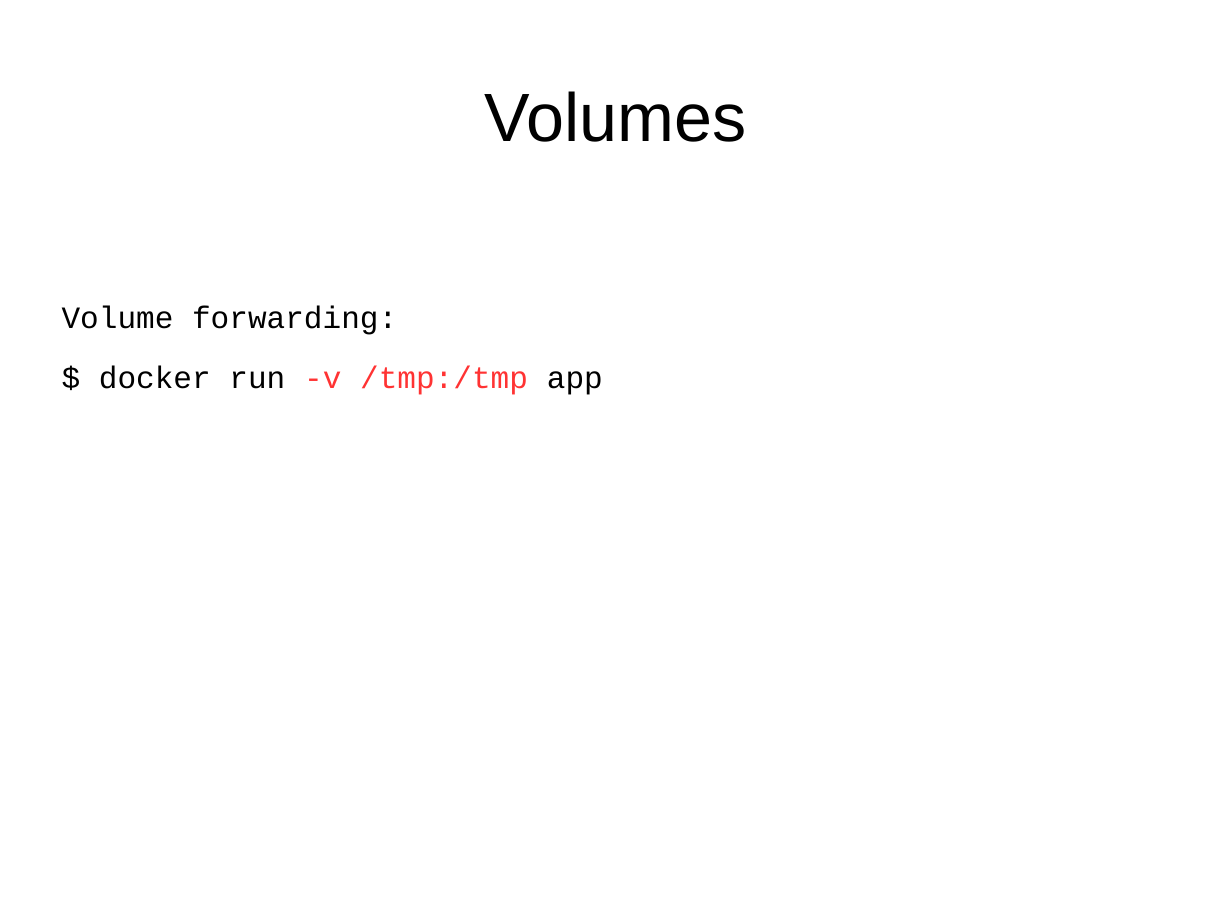
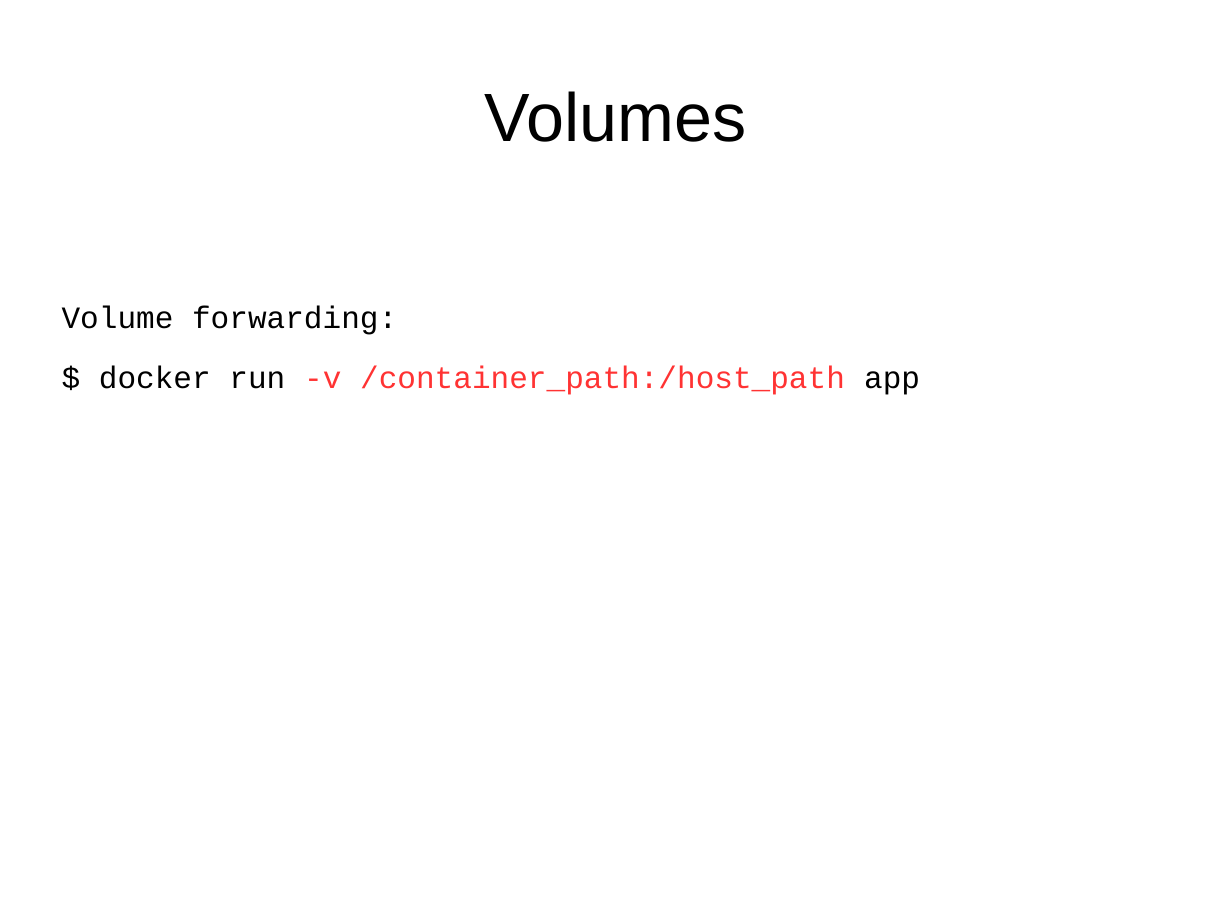
Before and after one commit to ykoryakov/edu_t8, a slide deck: slide 18 of docker/docker.odp (slide 17 before the commit). Drawn at 1232x924 pixels with LibreOffice and Linux fonts; fonts in the diff are those of the drawing. Boxes give left, top, right and bottom in pixels: in the first picture for what was removed or moved away, otherwise in the second. Text is boxed around its words. In the diff, an @@ line names an element or a change of style, - is before the commit and + after.

```diff
--- a/docker/docker.odp
+++ b/docker/docker.odp
@@ text at [99, 365, 920, 395]: text changed; text colour #000000 to #FF3333 @@
-$ docker run -v /tmp:/tmp app
+$ docker run -v /container_path:/host_path app
```
Also in this commit, not shown: 2 other slides changed, 4 slides added, 2 other files.
